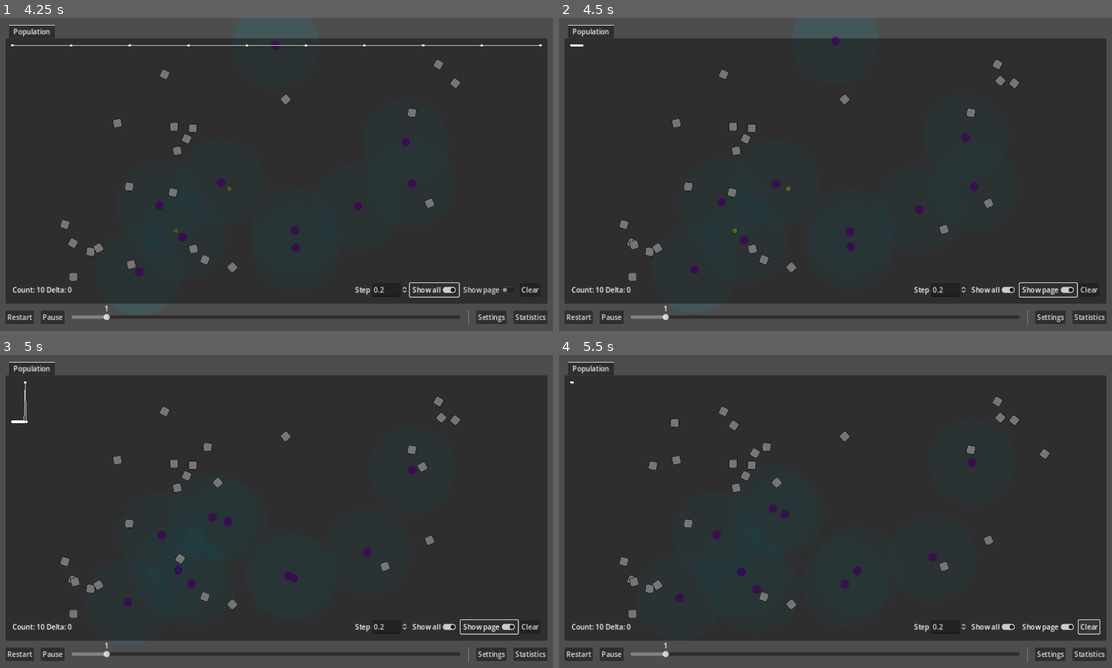
Above: before the commit, frames 1-4 (two rows, left to right).
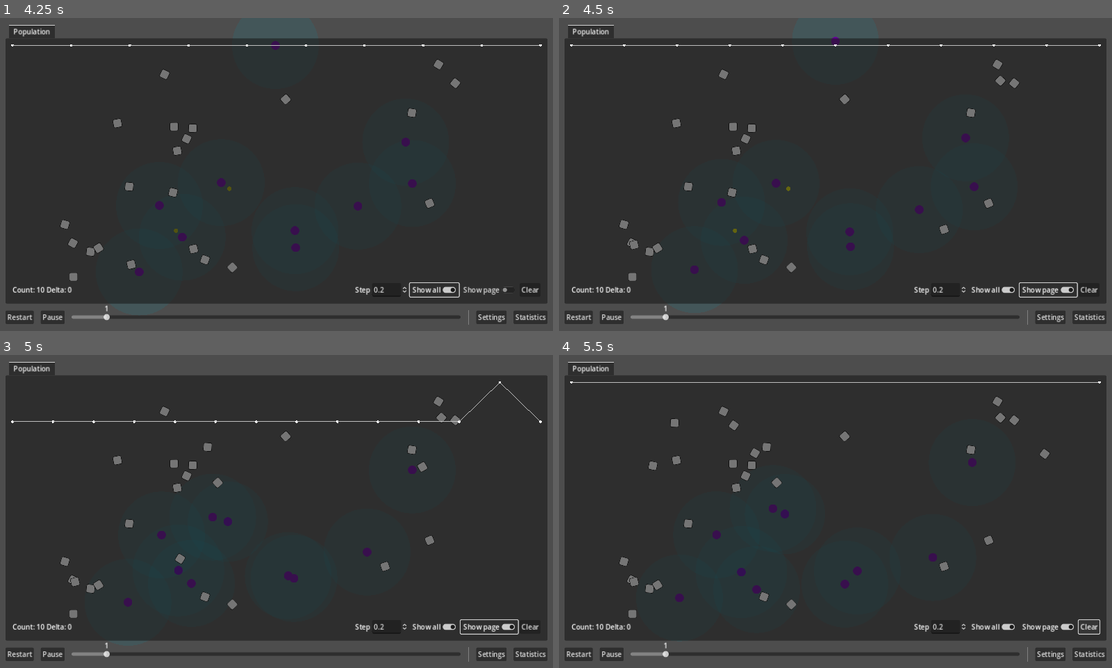
Above: after the commit, the same moments.

Repository: wivest/Natural-Selection
Game: Godot game, scene res://main.tscn
Two runs of this game, one before a commit and one after it. Both use one fixed random seed, a clock stepped at 60 frames per second and the inputs below.
Inputs:
- Up to frame 1 (4.25 s): click "Restart" at 0.5 s; click "Restart" at 1.25 s; click "Restart" at 2 s; click "Statistics" at 2.75 s; click "Show all" at 3.5 s
- Up to frame 2 (4.5 s): click "Show page" at 4.25 s
- Up to frame 3 (5 s): no input
- Up to frame 4 (5.5 s): click "Clear" at 5 s

Frame 1 is identical in both runs. In frame 2, 0.2% of the frame differs, in the area x 2-98%, y 8-10%; in frame 3, 0.3%, in the area x 2-98%, y 8-22%; in frame 4, 0.2%.

Commit message:
fix: show all nodes with show page parameter on

Diff:
--- a/ui/tabs/statistics/chart/chart.gd
+++ b/ui/tabs/statistics/chart/chart.gd
@@ -66,7 +66,7 @@
 		var time_ratio: float = (population[i].x - start_time) / delta
 
 		var x_coordinate: float = size.x * time_ratio
-		if show_page:
+		if show_page and not show_all:
 			var distance: float = size.x / (length_limit - 1)
 			x_coordinate = (i - start_index) * distance
 
